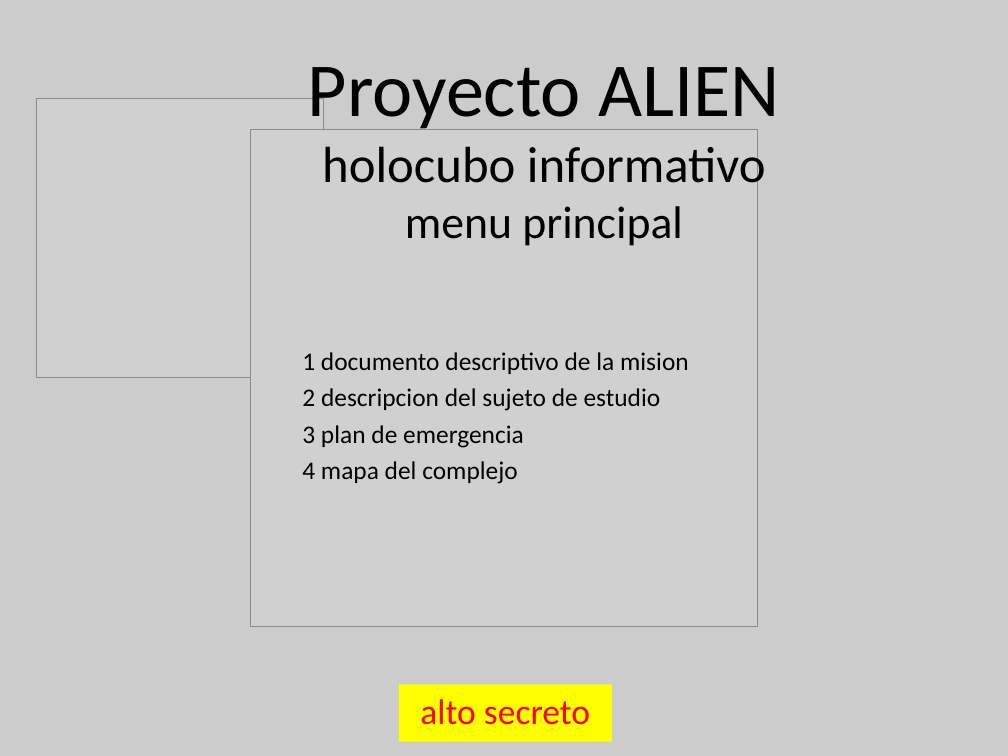
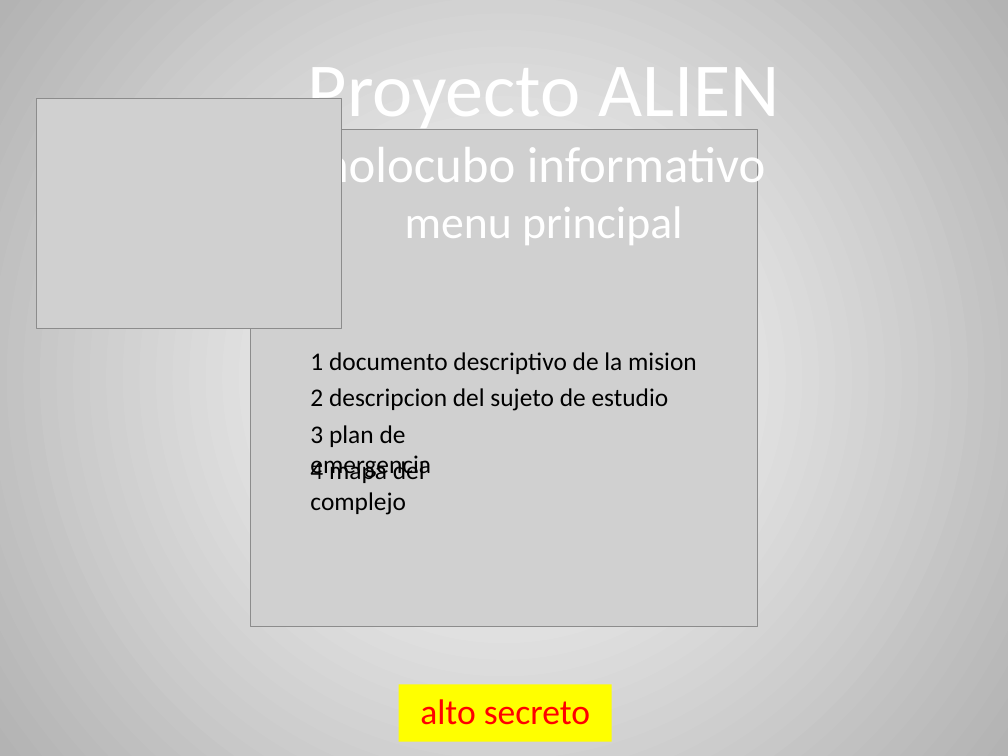
Before and after one commit to ricpelo/alien, a slide deck: slide 1 of doc/Holocubo.odp. Drawn at 1008x756 pixels with LibreOffice and Linux fonts; fonts in the diff are those of the drawing; grey boxes stand for pictures. Boxes give left, top, right and bottom in pixels: in the first picture for what was removed or moved away, otherwise in the second. Text is boxed around its words. In the diff, an @@ line names an element or a change of style, - is before the commit and + after.

Commit message:
Mejoras en el documento Holocubo

```diff
--- a/doc/Holocubo.odp
+++ b/doc/Holocubo.odp
@@ background #CCCCCC to gradient #FFFFFF to #B3B3B3 @@
@@ text "Proyecto ALIEN" at <box>308,68,780,245</box>: text colour #000000 to #FFFFFF @@
@@ picture: place and size @@
-picture at <box>37,99,325,379</box>
+picture at <box>37,99,342,329</box>
@@ text "1 documento descriptivo de la ...": place and size @@
-text "1 documento descriptivo de la ..." at <box>302,352,689,374</box>
+text "1 documento descriptivo de la ..." at <box>310,352,697,374</box>
@@ text "2 descripcion del sujeto de ...": place and size @@
-text "2 descripcion del sujeto de ..." at <box>302,388,661,411</box>
+text "2 descripcion del sujeto de ..." at <box>310,388,669,411</box>
@@ text "3 plan de emergencia" rewrapped from <box>302,425,524,448</box> to <box>310,425,431,479</box> @@
@@ text "4 mapa del complejo" rewrapped from <box>302,461,518,484</box> to <box>310,460,425,515</box> @@
```
Also in this commit, not shown: 8 other slides changed, 1 other file.
